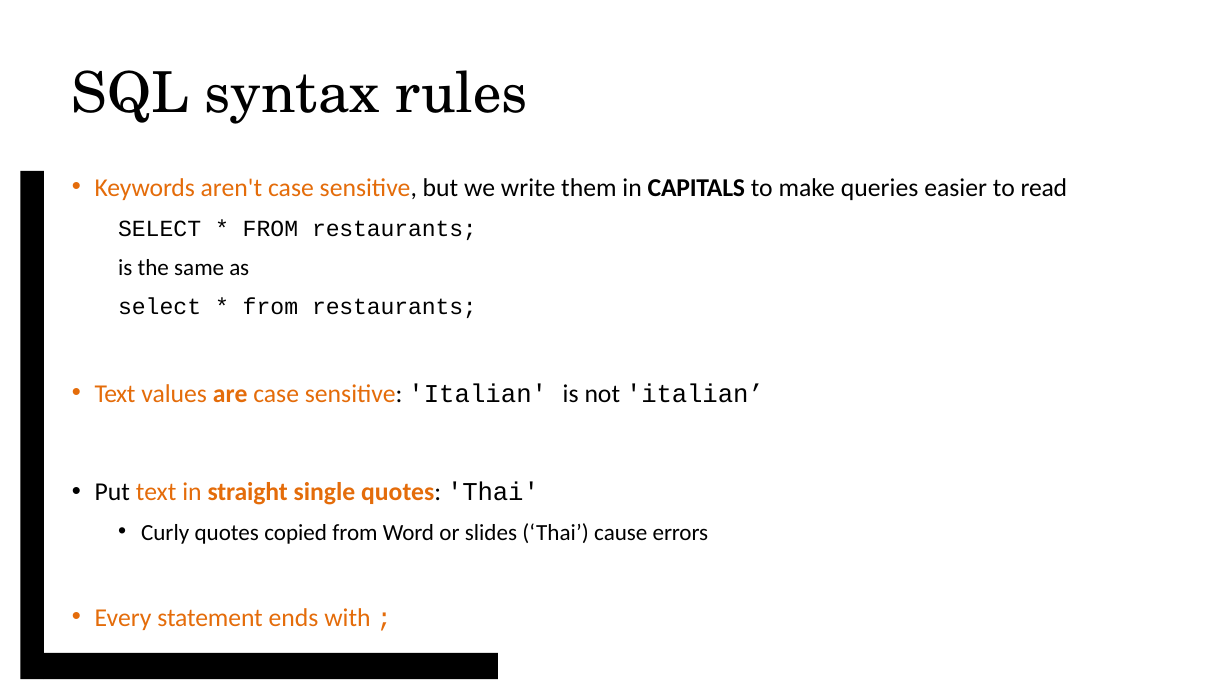
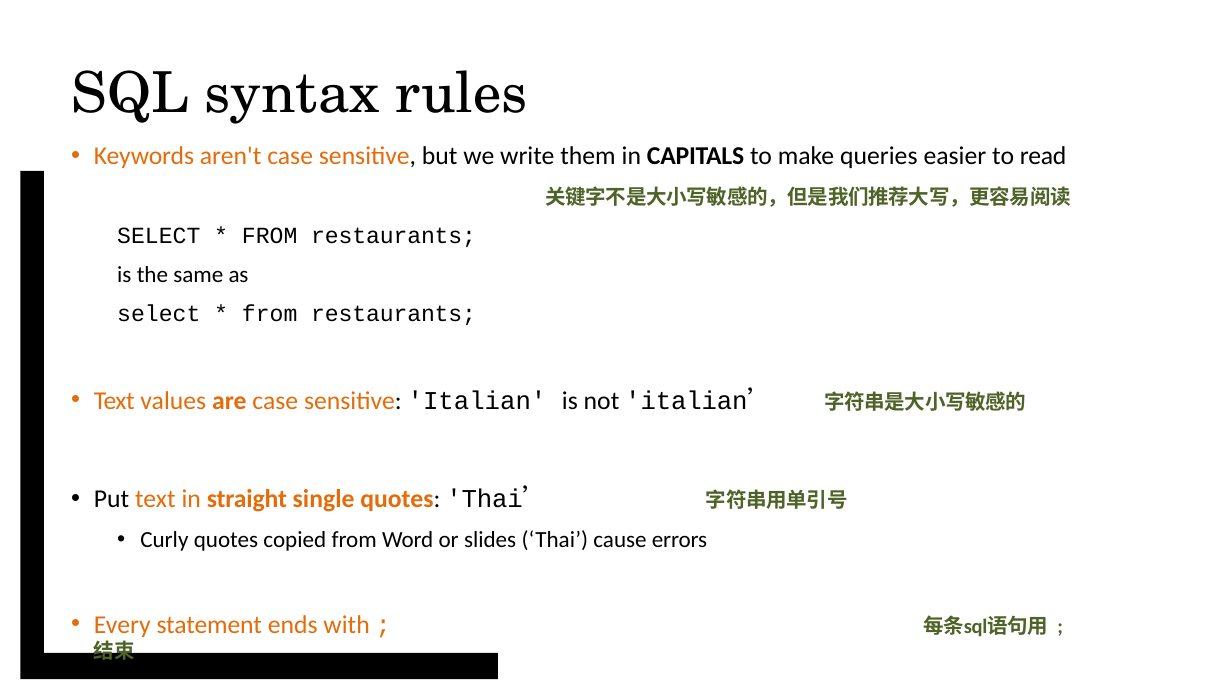
Before and after one commit to vcboy1/Leeds, a slide deck: slide 22 of 26fall/1850/Note/w1.9_s1_sql_select.pptx. Drawn at 1232x693 pixels with LibreOffice and Linux fonts; fonts in the diff are those of the drawing; background and template pictures are left out. Boxes give left, top, right and bottom in pixels: in the first picture for what was removed or moved away, otherwise in the second. Text is boxed around its words. In the diff, an @@ line names an element or a change of style, - is before the commit and + after.

```diff
--- a/26fall/1850/Note/w1.9_s1_sql_select.pptx
+++ b/26fall/1850/Note/w1.9_s1_sql_select.pptx
@@ text "Keywords aren't case sensitive, but ...": place and size @@
-text "Keywords aren't case sensitive, but ..." at (95, 178, 1067, 630)
+text "Keywords aren't case sensitive, but ..." at (94, 146, 1071, 637)
@@ text at (545, 186, 1071, 207): paragraph added @@
+关键字不是大小写敏感的，但是我们推荐大写，更容易阅读
@@ text at (94, 390, 1026, 509): text changed @@
-• Text values are case sensitive: 'Italian' is not 'italian’
-• Put text in straight single quotes: 'Thai'
+• Text values are case sensitive: 'Italian' is not 'italian’ 字符串是大小写敏感的
+• Put text in straight single quotes: 'Thai’ 字符串用单引号
@@ text at (94, 615, 1048, 637): text changed @@
-• Every statement ends with ;
+• Every statement ends with ; 每条sql语句用 ; 结束
```
Also in this commit, not shown: 6 other slides changed, 6 other files.
